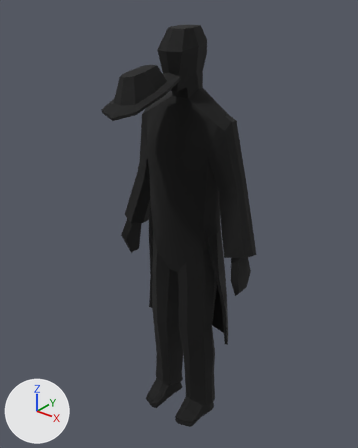
A saved change to the FBX model Assets/Models/eduard@eduard_run.FBX.
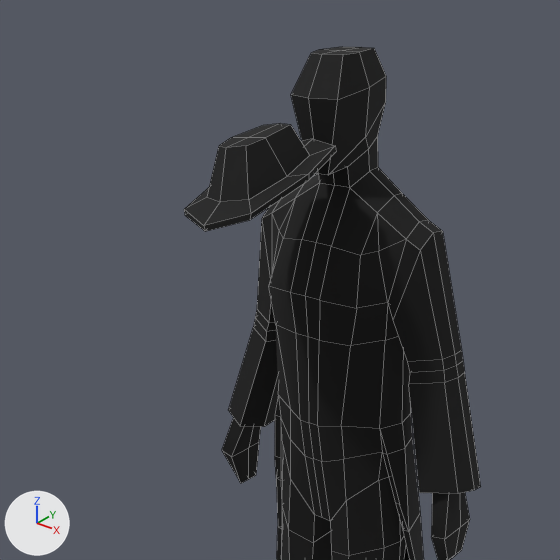
Old and new are each drawn whole from a 50 mm camera at (1.23, -1.574, 2.013) aimed at (0.005, -0.042, 1.063) and again close up on the part from 2% to 83% of the width and 0% to 65% of the height. Lighting does not change. The marker at lower left points along +X, +Y and +Z. The close-ups show mesh edges as thin lines. Where no turn or scale is listed for an object, it has been applied to the vertices.

Script lines for the objects in view, before the commit:
```python
me_box01 = bpy.data.meshes.new('Box01')
me_box01.from_pydata(...)  # 413 vertices, 412 faces; spans x -0.35..0.35, y -0.25..0.05, z -1.31..0.55
me_box01.materials.append(mat_black)  # black #000000
me_ncl1_1 = bpy.data.meshes.new('_ncl1_1')
me_ncl1_1.from_pydata(...)  # 41 vertices, 37 faces; spans x -12.2..12.2, y -6.5..6.5, z -15.1..15.1
me_ncl1_1.materials.append(mat_black)  # black #000000
ob_box01 = bpy.data.objects.new('Box01', me_box01)
ob_box01.location = (0.0, 0.094, 1.321)
ob_box02 = bpy.data.objects.new('Box02', me_ncl1_1)
ob_box02.location = (-0.012, -0.244, 1.671)
ob_box02.rotation_euler = (1.739, -0.113, -0.117)  # degrees (100, -6.5, -6.7)
ob_box02.scale = (0.01, 0.01, 0.01)
```
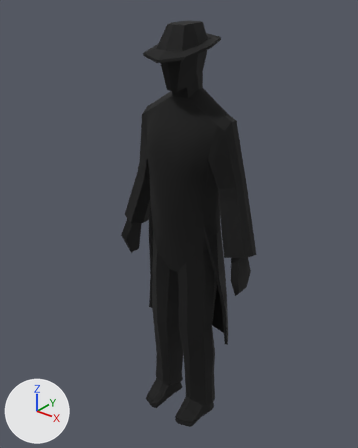
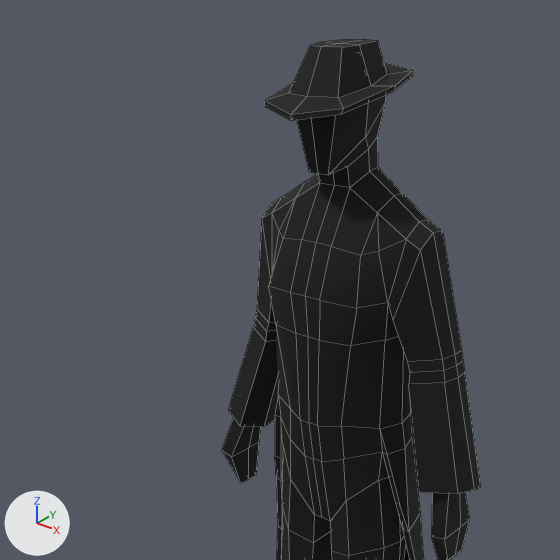
The edits, one by one:
Object 'Box02' (ob_box02) moves from (-0.012, -0.244, 1.671) to (0.0, -0.011, 1.818).
Object 'Box02' (ob_box02) turns from (100, -6.5, -6.7) to (90, 0, 0) degrees about x, y and z.

Location of each change, (x1, y1, x2, y2) in pixels of the close-ups (560 x 560 px):
'Box02', moved, turned
    before: (184, 123, 336, 231)
    after: (264, 39, 413, 121)
